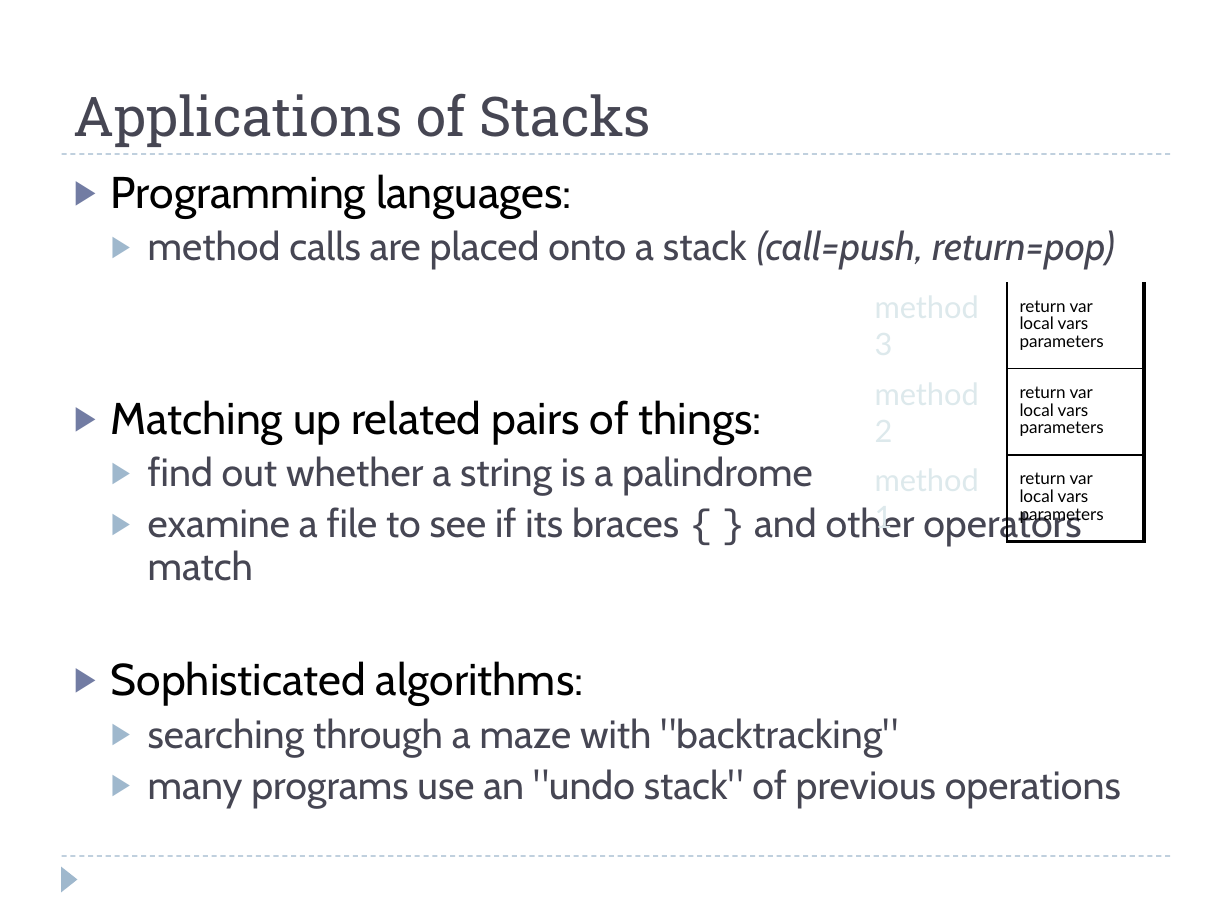
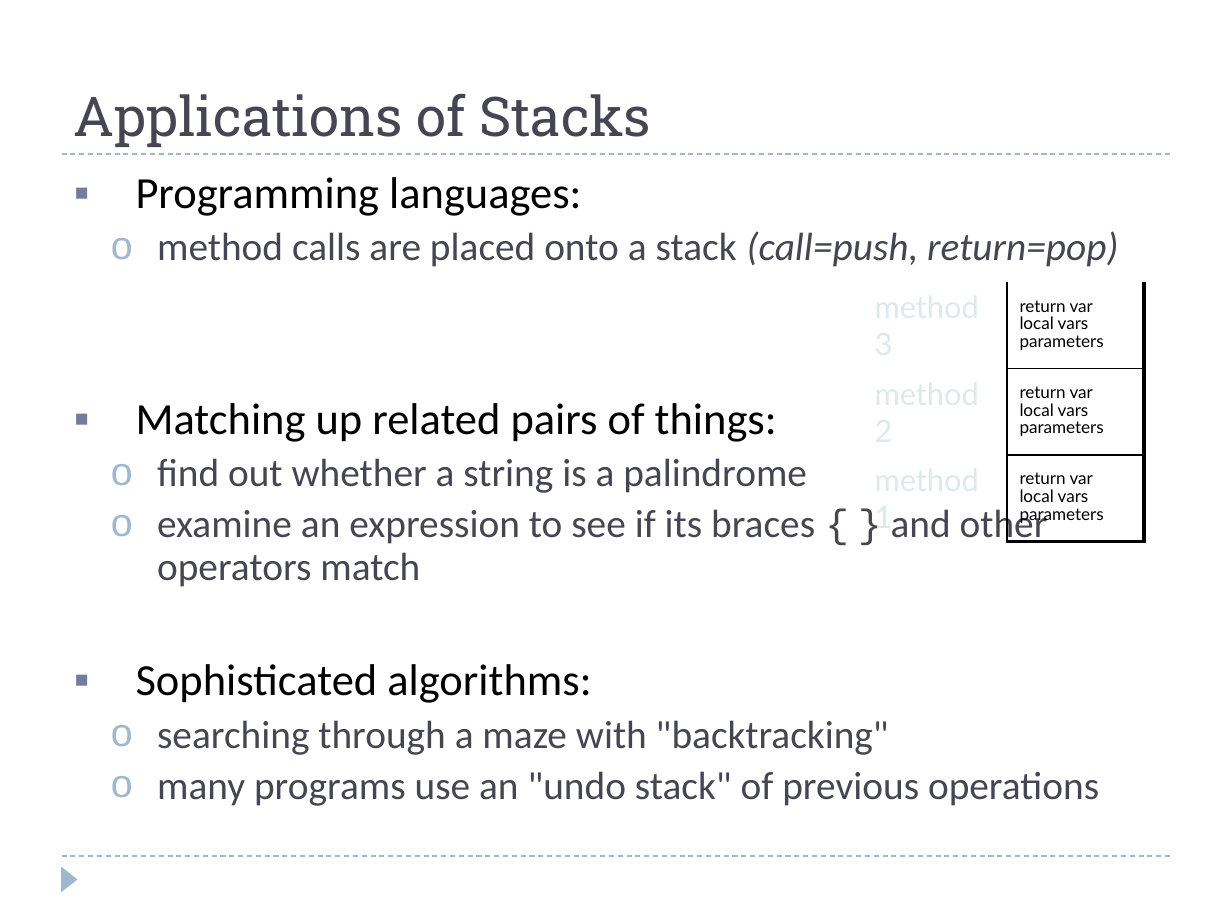
Before and after one commit to ishanigoli/cs3-labs, a slide deck: slide 11 of u06b_stacks/notes/13a.stacks.pptx. Drawn at 1232x924 pixels with LibreOffice and Linux fonts; fonts in the diff are those of the drawing. Boxes give left, top, right and bottom in pixels: in the first picture for what was removed or moved away, otherwise in the second. Text is boxed around its words. In the diff, an @@ line names an element or a change of style, - is before the commit and + after.

Commit message:
stack tester commit

```diff
--- a/u06b_stacks/notes/13a.stacks.pptx
+++ b/u06b_stacks/notes/13a.stacks.pptx
@@ text at box(136, 177, 1118, 806): font Cabin to Calibri in "Programming languages:", "method calls are placed onto a stack ...", "Matching up related pairs of things:", "find out whether a string is a ..." and 3 more places; bullet ▶ to ▪; less space between paragraphs; bullet ▶ to o @@
@@ table at box(862, 282, 1145, 528) @@
@@ less space between paragraphs @@
@@ text at box(157, 505, 1048, 587): text changed; font Cabin to Calibri @@
-  ▶ examine a file to see if its braces { } and other operators match
+  o examine an expression to see if its braces { } and other operators match
```
Also in this commit, not shown: 25 other slides changed, 5 slides added, 29 other files.
